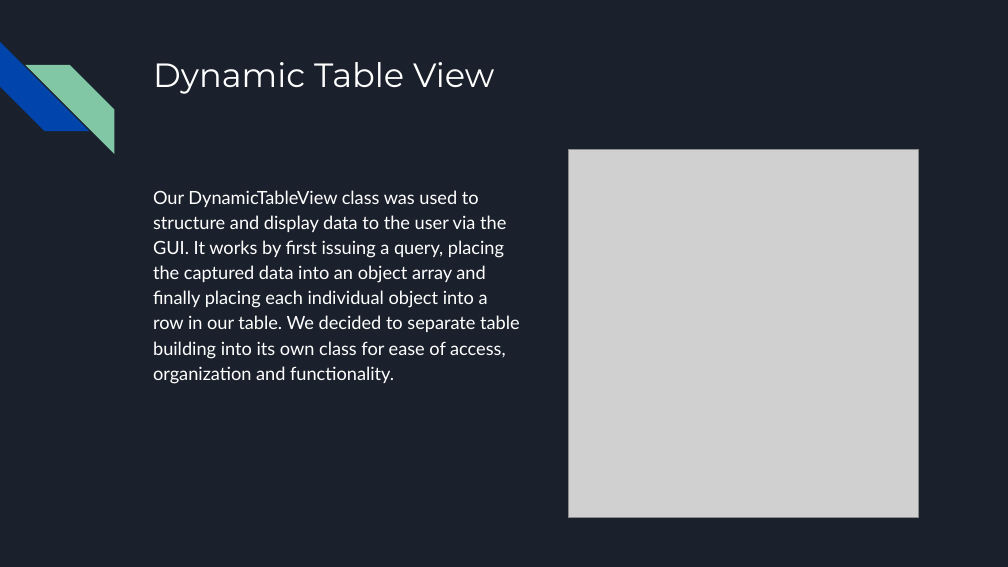
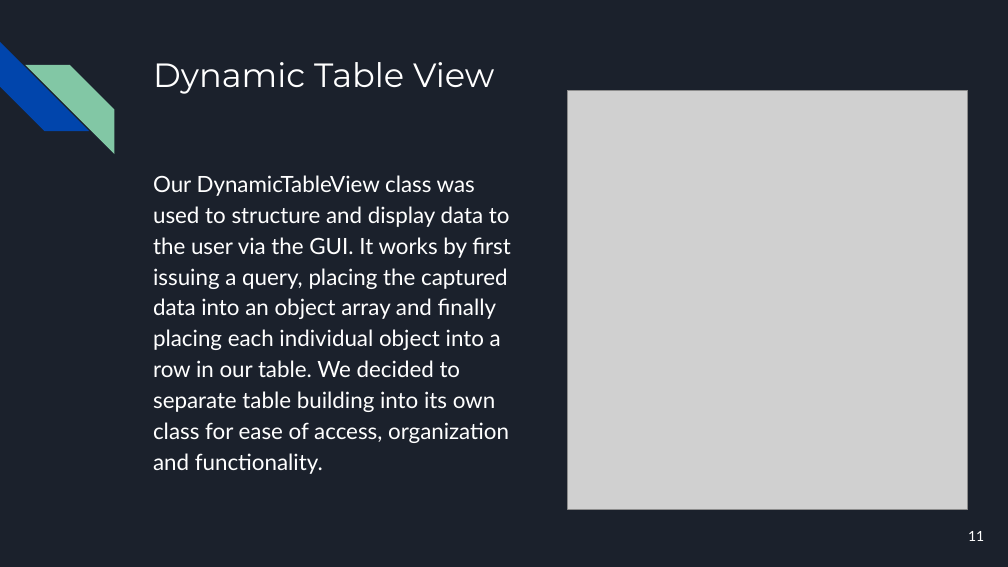
Before and after one commit to acompsec1/CSCI-2210-Java-Warehouse-Managment-System, a slide deck: slide 11 of The Knicks Java Final Project Presentation.pptx (slide 8 before the commit). Drawn at 1008x567 pixels with LibreOffice and Linux fonts; fonts in the diff are those of the drawing; grey boxes stand for pictures. Boxes give left, top, right and bottom in pixels: in the first picture for what was removed or moved away, otherwise in the second. Text is boxed around its words. In the diff, an @@ line names an element or a change of style, - is before the commit and + after.

```diff
--- a/The Knicks Java Final Project Presentation.pptx
+++ b/The Knicks Java Final Project Presentation.pptx
@@ picture: place and size @@
-picture at bbox=[569, 149, 919, 517]
+picture at bbox=[568, 91, 967, 510]
@@ text "Our DynamicTableView class was used ...": place and size @@
-text "Our DynamicTableView class was used ..." at bbox=[153, 190, 520, 384]
+text "Our DynamicTableView class was used ..." at bbox=[153, 175, 510, 474]
@@ text "Our DynamicTableView class was used ..." at bbox=[153, 175, 510, 474]: size 13 to 16 pt @@
@@ page number added at bbox=[968, 531, 984, 541], 10 pt, text #FFFFFF @@
+11
```
Also in this commit, not shown: 29 other slides changed, 1 slide added, 1 slide removed, 1 other file.
